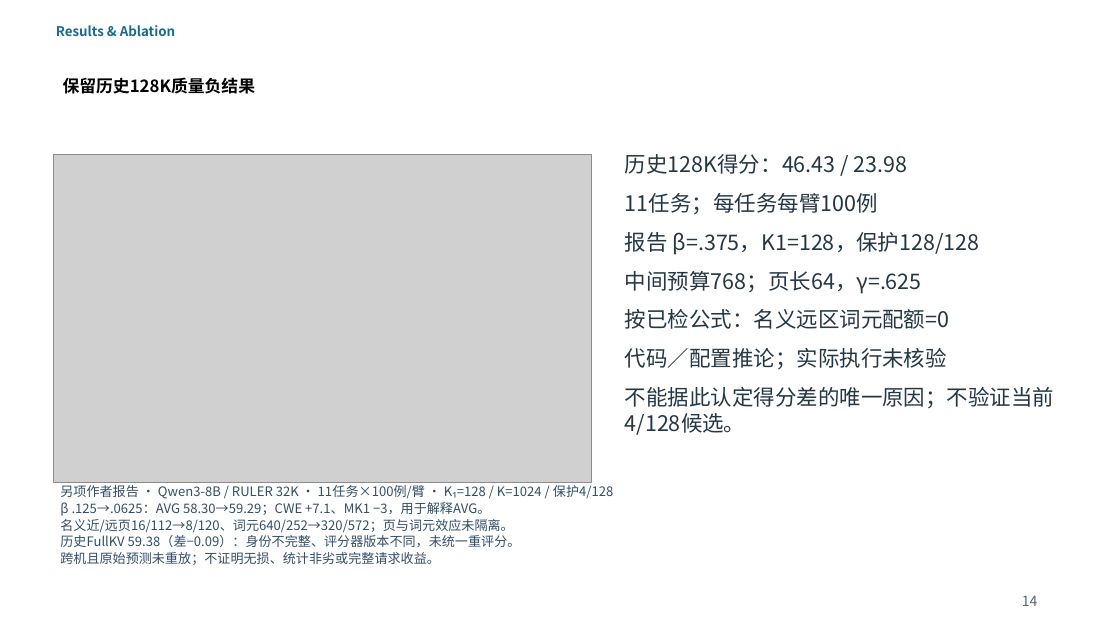
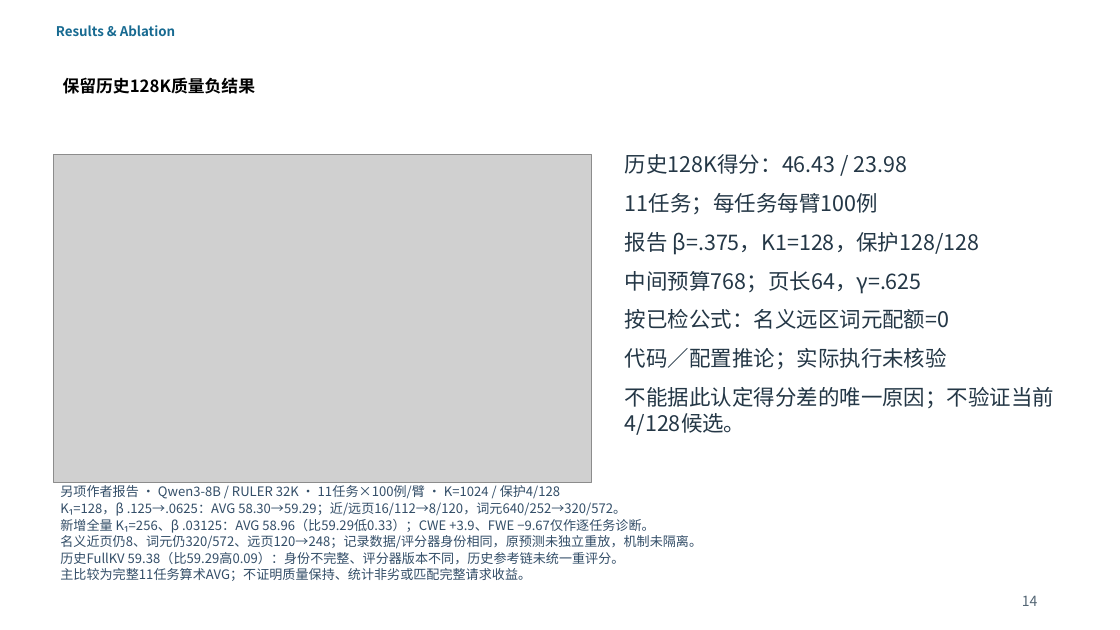
Before and after one commit to Chosen-David/two-level-attention, a slide deck: slide 14 of agent_doc/advice/dac_manuscript/presentation/TwoLevel_UserEdited_20261014.pptx. Drawn at 1120x630 pixels with LibreOffice and Linux fonts; fonts in the diff are those of the drawing; grey boxes stand for pictures. Boxes give left, top, right and bottom in pixels: in the first picture for what was removed or moved away, otherwise in the second. Text is boxed around its words. In the diff, an @@ line names an element or a change of style, - is before the commit and + after.

```diff
--- a/agent_doc/advice/dac_manuscript/presentation/TwoLevel_UserEdited_20261014.pptx
+++ b/agent_doc/advice/dac_manuscript/presentation/TwoLevel_UserEdited_20261014.pptx
@@ text at [60,485,702,581]: text changed @@
-另项作者报告 · Qwen3-8B / RULER 32K · 11任务×100例/臂 · K₁=128 / K=1024 / 保护4/128
-β .125→.0625：AVG 58.30→59.29；CWE +7.1、MK1 −3，用于解释AVG。
-名义近/远页16/112→8/120、词元640/252→320/572；页与词元效应未隔离。
-历史FullKV 59.38（差−0.09）：身份不完整、评分器版本不同，未统一重评分。
-跨机且原始预测未重放；不证明无损、统计非劣或完整请求收益。
+另项作者报告 · Qwen3-8B / RULER 32K · 11任务×100例/臂 · K=1024 / 保护4/128
+K₁=128，β .125→.0625：AVG 58.30→59.29；近/远页16/112→8/120，词元640/252→320/572。
+新增全量 K₁=256、β .03125：AVG 58.96（比59.29低0.33）；CWE +3.9、FWE −9.67仅作逐任务诊断。
+名义近页仍8、词元仍320/572、远页120→248；记录数据/评分器身份相同，原预测未独立重放，机制未隔离。
+历史FullKV 59.38（比59.29高0.09）：身份不完整、评分器版本不同，历史参考链未统一重评分。
+主比较为完整11任务算术AVG；不证明质量保持、统计非劣或匹配完整请求收益。
```
Also in this commit, not shown: 9 other files.
